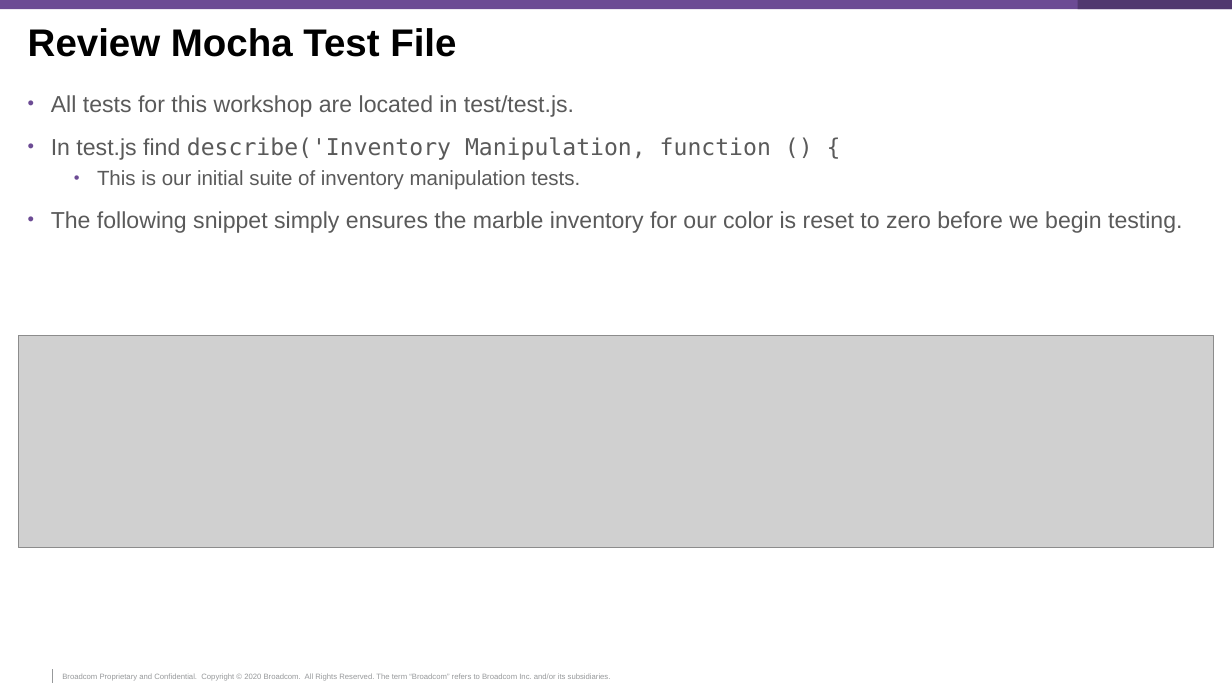
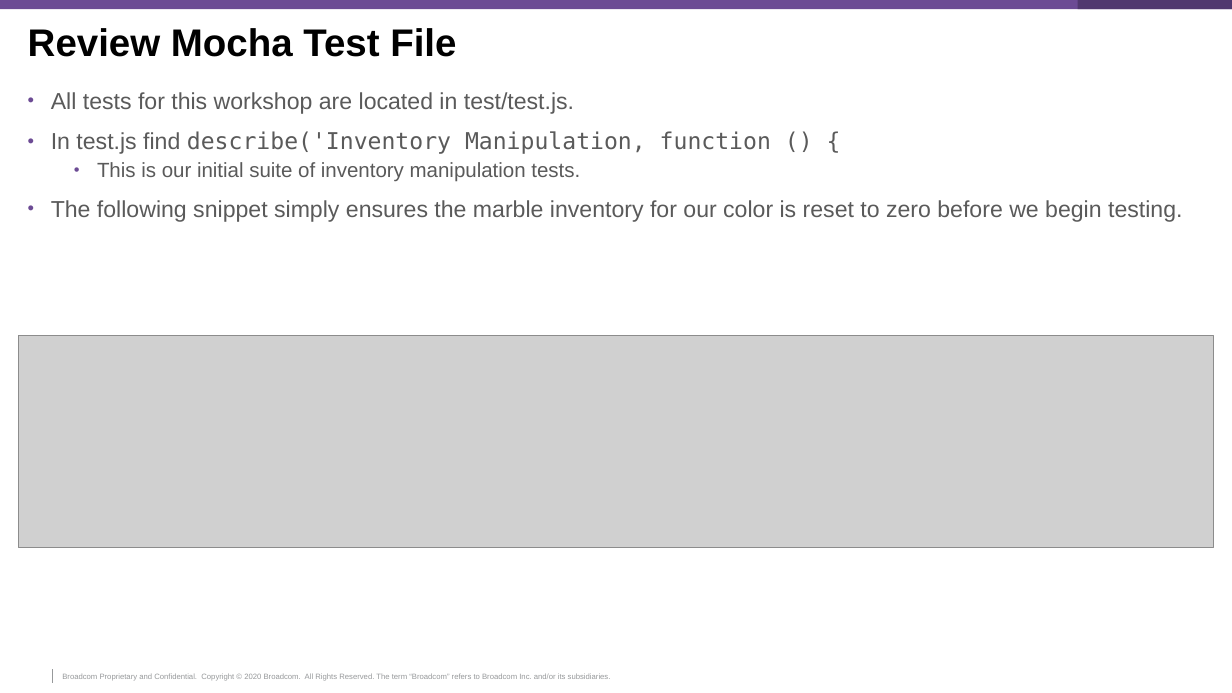
Before and after one commit to McQuitty-Broadcom/Zowe-DevOps-Example, a slide deck: slide 58 of .workshop/DevOps-Workshop.pptx (slide 59 before the commit). Drawn at 1232x693 pixels with LibreOffice and Linux fonts; fonts in the diff are those of the drawing; grey boxes stand for pictures; background and template pictures are left out. Boxes give left, top, right and bottom in pixels: in the first picture for what was removed or moved away, otherwise in the second. Text is boxed around its words. In the diff, an @@ line names an element or a change of style, - is before the commit and + after.

```diff
--- a/.workshop/DevOps-Workshop.pptx
+++ b/.workshop/DevOps-Workshop.pptx
@@ text "All tests for this workshop ..." at box(51, 92, 1182, 222): line spacing 1 to 0.9 @@
```
Also in this commit, not shown: 4 other slides changed, 5 slides removed, 1 other file.
